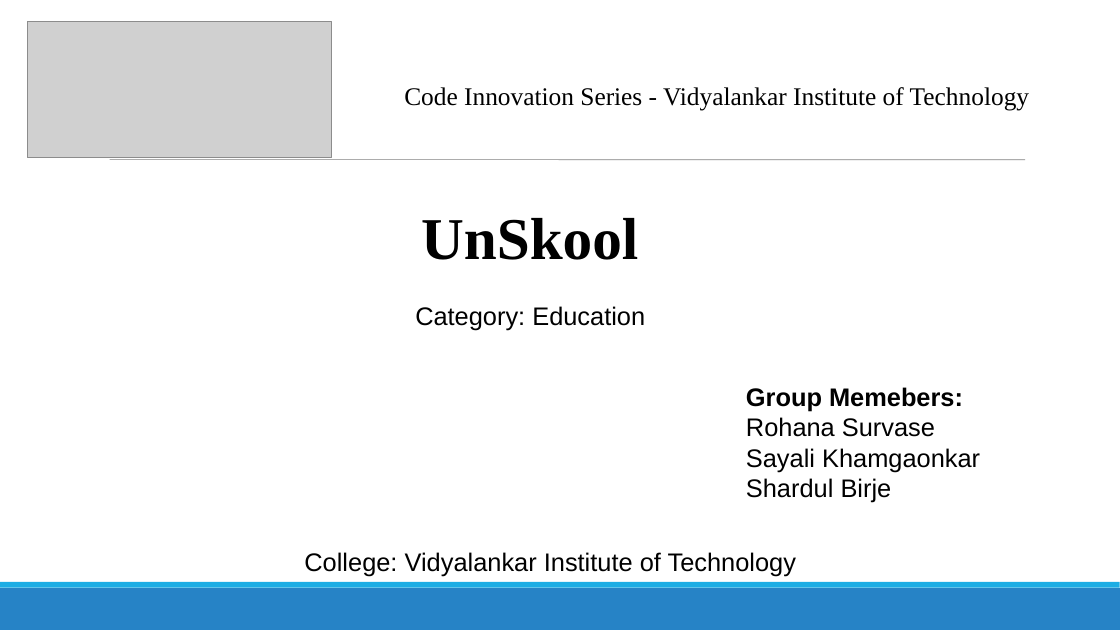
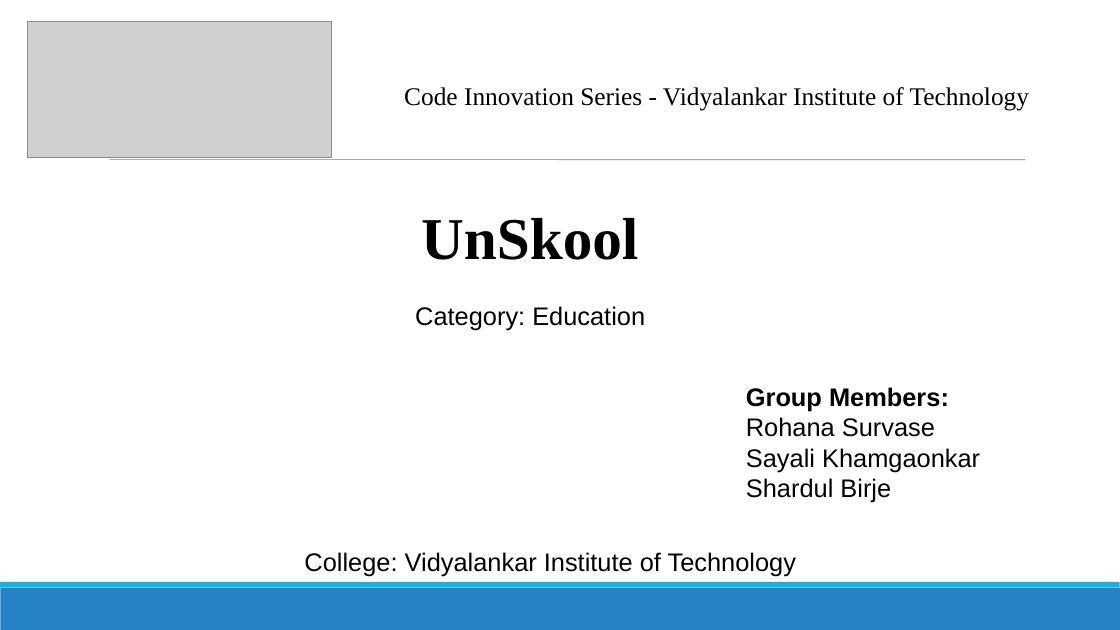
Before and after one commit to Vidyalakar-Institute-of-Technology/CISHack-Vidyalankar, a slide deck: slide 1 of Tech Spartans/Tech_Spartans.pptx. Drawn at 1120x630 pixels with LibreOffice and Linux fonts; fonts in the diff are those of the drawing; grey boxes stand for pictures. Boxes give left, top, right and bottom in pixels: in the first picture for what was removed or moved away, otherwise in the second. Text is boxed around its words. In the diff, an @@ line names an element or a change of style, - is before the commit and + after.

Commit message:
Minor Updates in PPT

```diff
--- a/Tech Spartans/Tech_Spartans.pptx
+++ b/Tech Spartans/Tech_Spartans.pptx
@@ text at (746, 387, 949, 411): text changed @@
-Group Memebers:
+Group Members:
```
